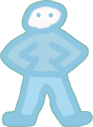
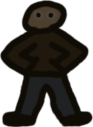
Two versions of the same layered image (93 × 127). Layer-by-layer changes:
showed "Pasted Layer copy #7", painted on it over [0, 0, 93, 127]
hid "Pasted Layer copy #1" over [0, 0, 93, 127]
hid "Pasted Layer copy" over [0, 0, 93, 127]
